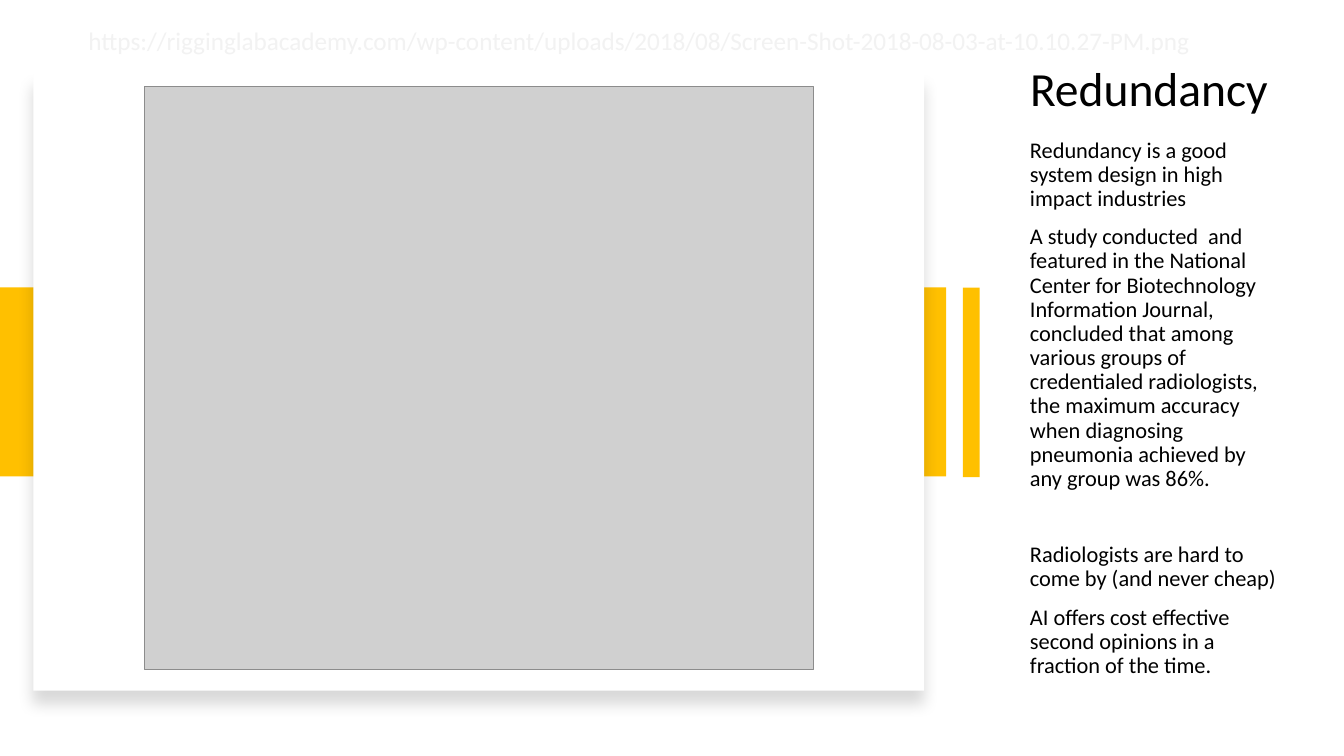
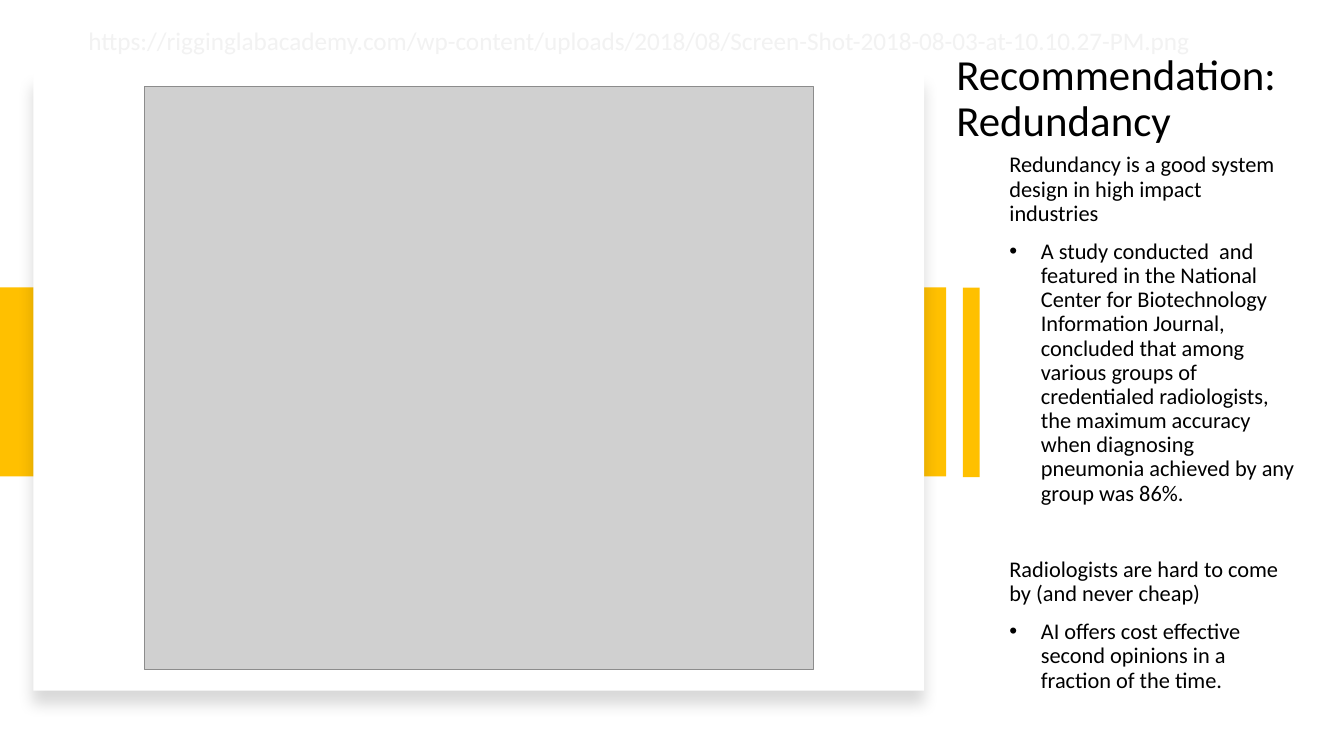
Before and after one commit to minthammock/dsc-mod-4-project-v2-1-onl01-dtsc-pt-041320, a slide deck: slide 4 of mod4_non_technical.pptx. Drawn at 1344x756 pixels with LibreOffice and Linux fonts; fonts in the diff are those of the drawing; grey boxes stand for pictures. Boxes give left, top, right and bottom in pixels: in the first picture for what was removed or moved away, otherwise in the second. Text is boxed around its words. In the diff, an @@ line names an element or a change of style, - is before the commit and + after.

```diff
--- a/mod4_non_technical.pptx
+++ b/mod4_non_technical.pptx
@@ title at (956, 60, 1275, 143): text changed; size 34 to 30.6 pt @@
-Redundancy
+Recommendation:
+Redundancy
@@ text "Redundancy is a good system ...": place and size @@
-text "Redundancy is a good system ..." at (1030, 142, 1275, 673)
+text "Redundancy is a good system ..." at (1009, 156, 1294, 688)
@@ text at (1041, 243, 1294, 688): bullet none to • @@
```
Also in this commit, not shown: 3 other slides changed, 2 other files.
